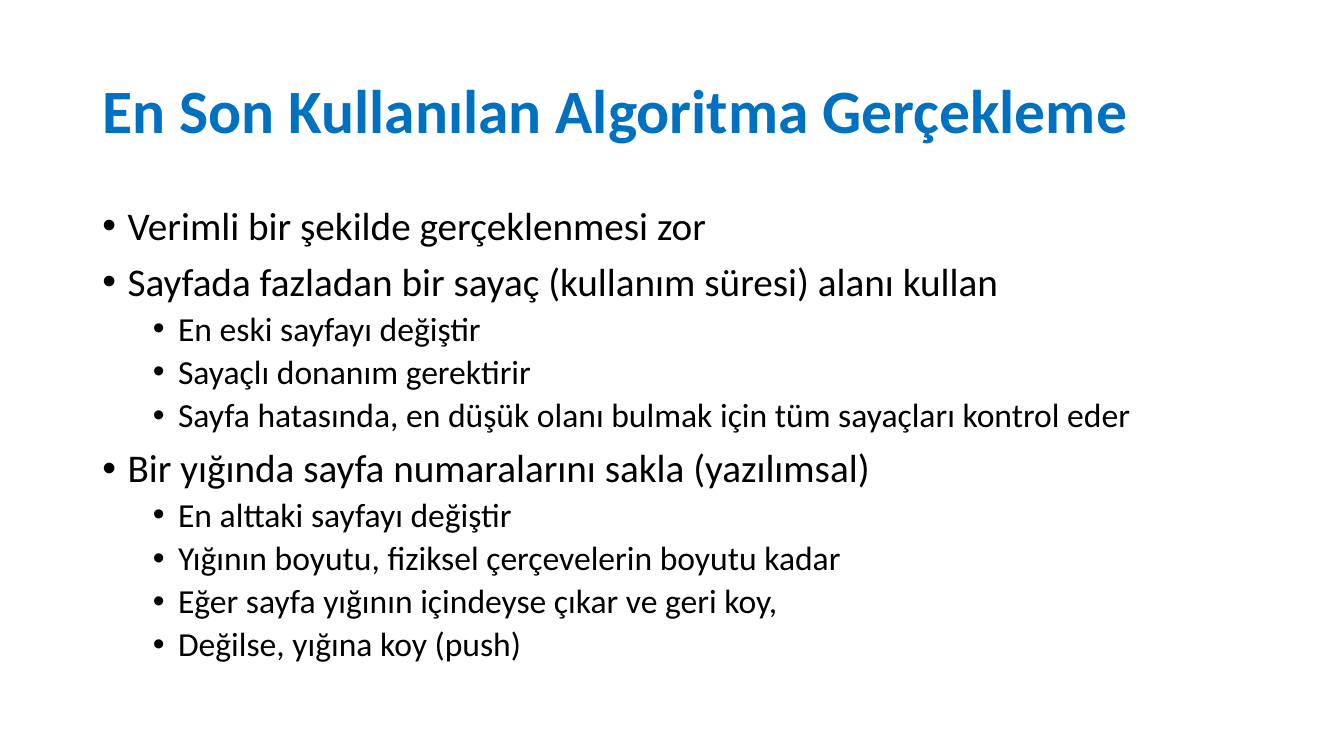
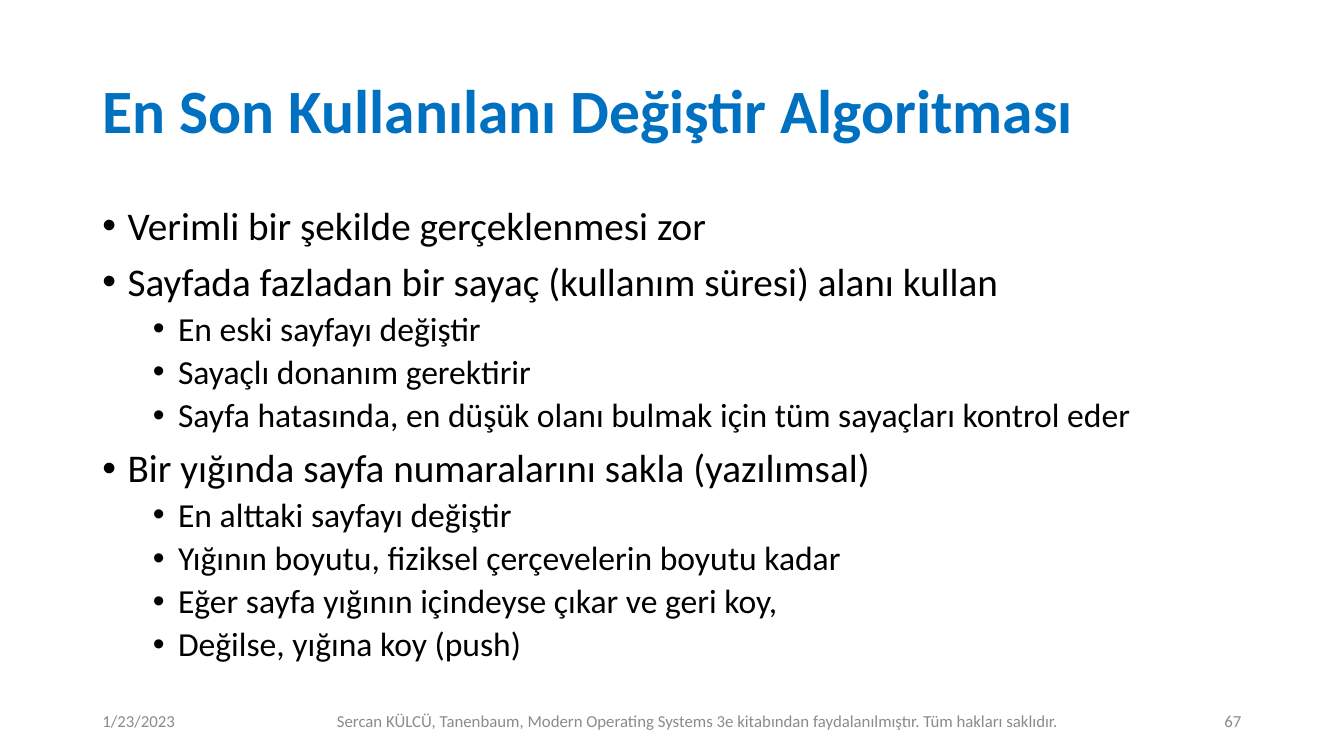
Before and after one commit to sercankulcu/sercankulcu.github.io, a slide deck: slide 67 of files/os/3_Bolum_3_Bellek.pptx (slide 51 before the commit). Drawn at 1344x756 pixels with LibreOffice and Linux fonts; fonts in the diff are those of the drawing. Boxes give left, top, right and bottom in pixels: in the first picture for what was removed or moved away, otherwise in the second. Text is boxed around its words. In the diff, an @@ line names an element or a change of style, - is before the commit and + after.

```diff
--- a/files/os/3_Bolum_3_Bellek.pptx
+++ b/files/os/3_Bolum_3_Bellek.pptx
@@ title at (x1=102, y1=89, x2=1073, y2=144): text changed @@
-En Son Kullanılan Algoritma Gerçekleme
+En Son Kullanılanı Değiştir Algoritması
@@ text added at (x1=102, y1=715, x2=174, y2=728), 12 pt, text #8C8C8C @@
+1/23/2023
@@ text added at (x1=337, y1=714, x2=1057, y2=730), 12 pt, text #8C8C8C @@
+Sercan KÜLCÜ, Tanenbaum, Modern Operating Systems 3e kitabından faydalanılmıştır. Tüm hakları saklıdır.
@@ page number added at (x1=1224, y1=716, x2=1241, y2=727), 12 pt, text #8C8C8C @@
+67
```
Also in this commit, not shown: 51 other slides changed, 65 slides added, 4 slides removed, 5 other files.
